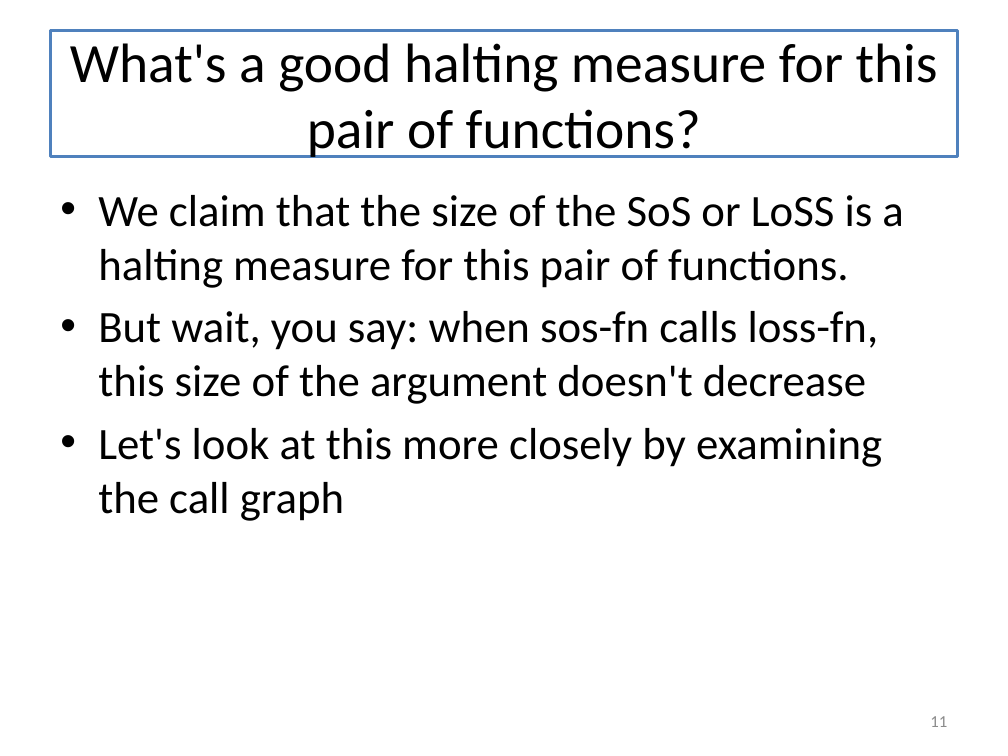
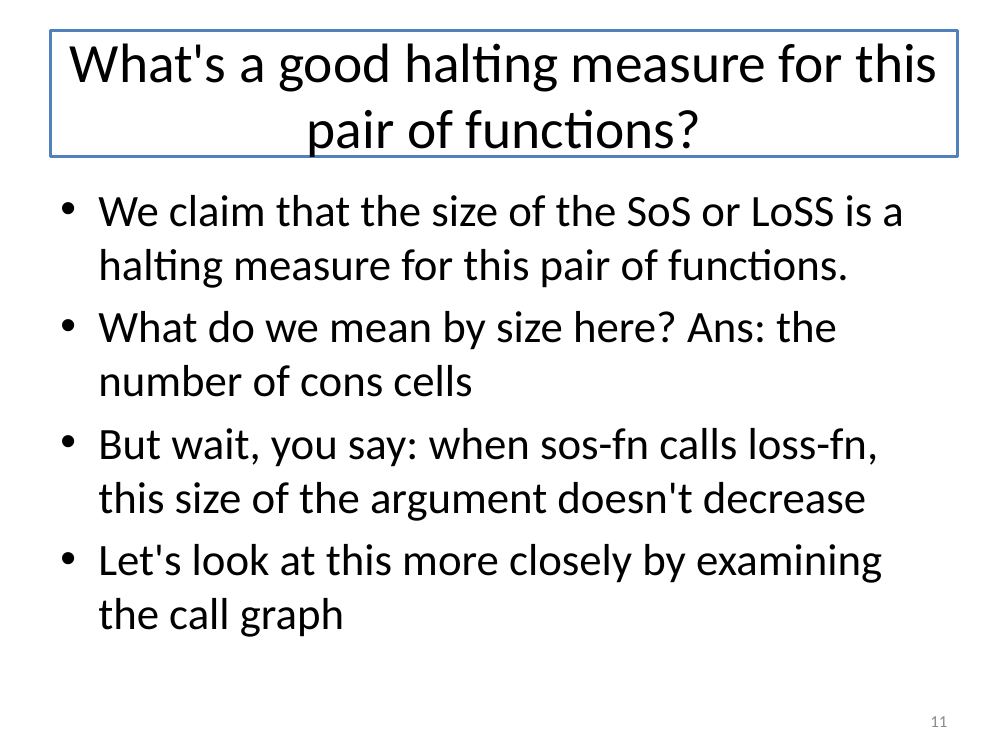
Before and after one commit to mwand/cs5010f16, a slide deck: slide 11 of Slides/Lesson 6.6 Halting Functions for Tree-Like Structures.pptx. Drawn at 1008x756 pixels with LibreOffice and Linux fonts; fonts in the diff are those of the drawing. Boxes give left, top, right and bottom in pixels: in the first picture for what was removed or moved away, otherwise in the second. Text is boxed around its words. In the diff, an @@ line names an element or a change of style, - is before the commit and + after.

```diff
--- a/Slides/Lesson 6.6 Halting Functions for Tree-Like Structures.pptx
+++ b/Slides/Lesson 6.6 Halting Functions for Tree-Like Structures.pptx
@@ text at [98, 311, 837, 397]: paragraph added @@
+• What do we mean by size here? Ans: the number of cons cells
```
Also in this commit, not shown: 4 other slides changed, 4 slides added, 1 slide removed, 1 other file.
